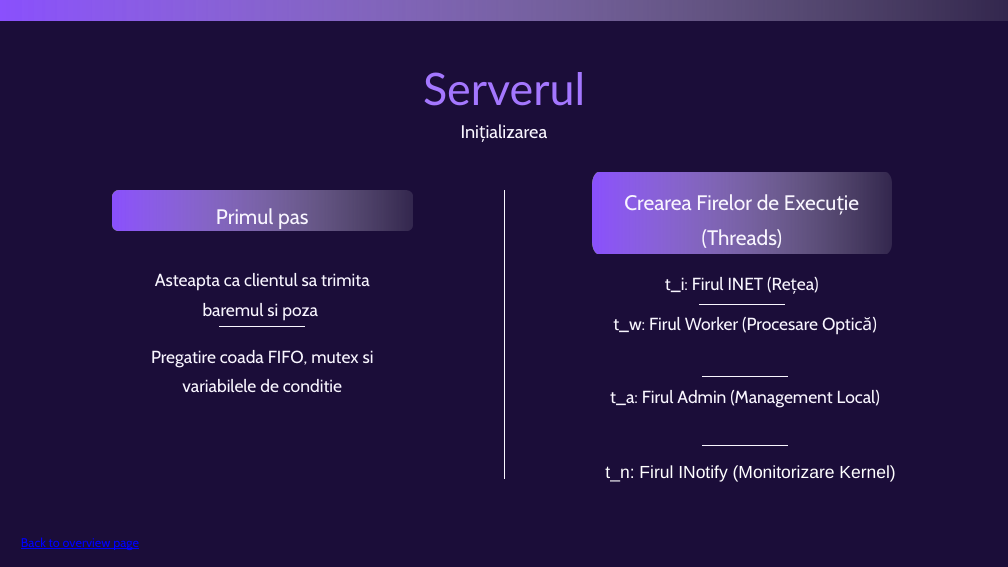
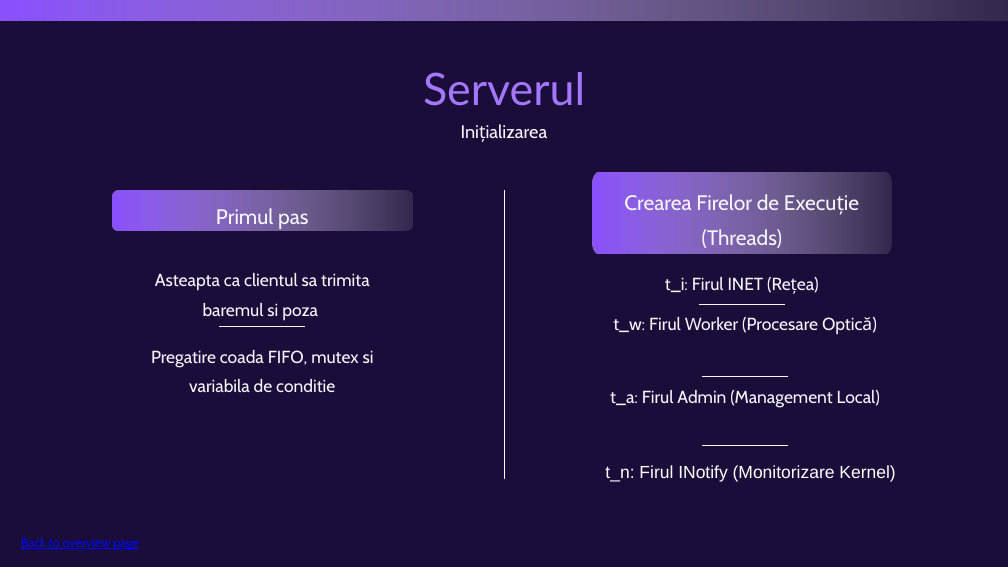
Before and after one commit to Nicu-2004/proiectpcd, a slide deck: slide 5 of PrezentarePCD.pptx. Drawn at 1008x567 pixels with LibreOffice and Linux fonts; fonts in the diff are those of the drawing. Boxes give left, top, right and bottom in pixels: in the first picture for what was removed or moved away, otherwise in the second. Text is boxed around its words. In the diff, an @@ line names an element or a change of style, - is before the commit and + after.

Commit message:
Greseala de scriere

```diff
--- a/PrezentarePCD.pptx
+++ b/PrezentarePCD.pptx
@@ text at [151,350,374,393]: text changed @@
-Pregatire coada FIFO, mutex si variabilele de conditie
+Pregatire coada FIFO, mutex si variabila de conditie
```
